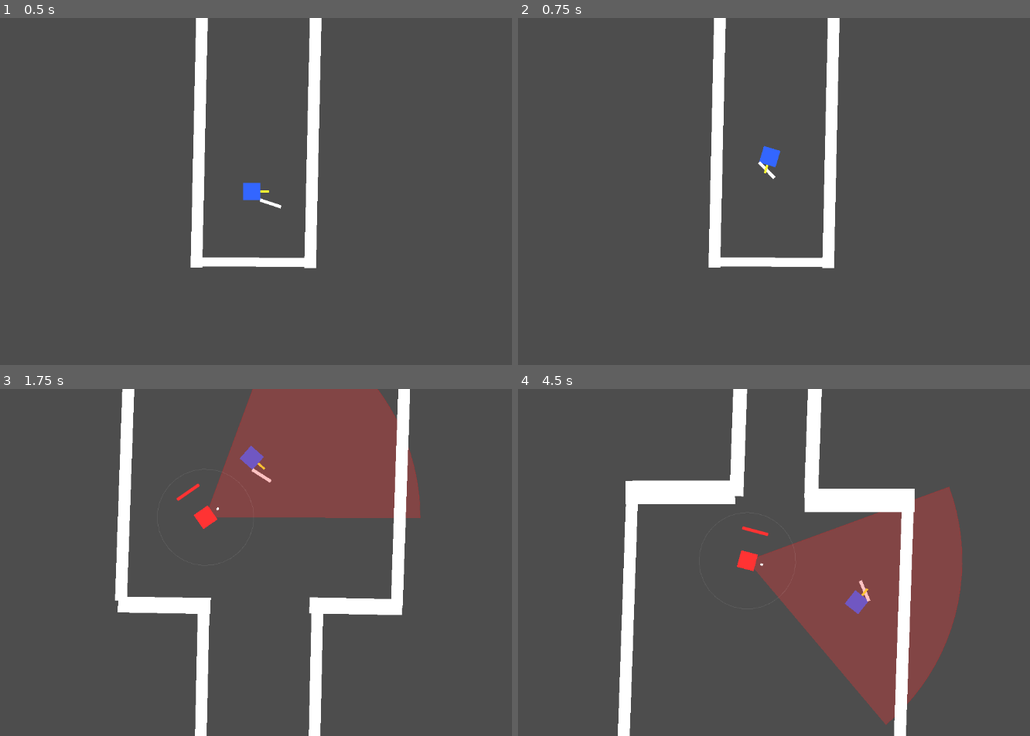
Above: before the commit, frames 1-4 (two rows, left to right).
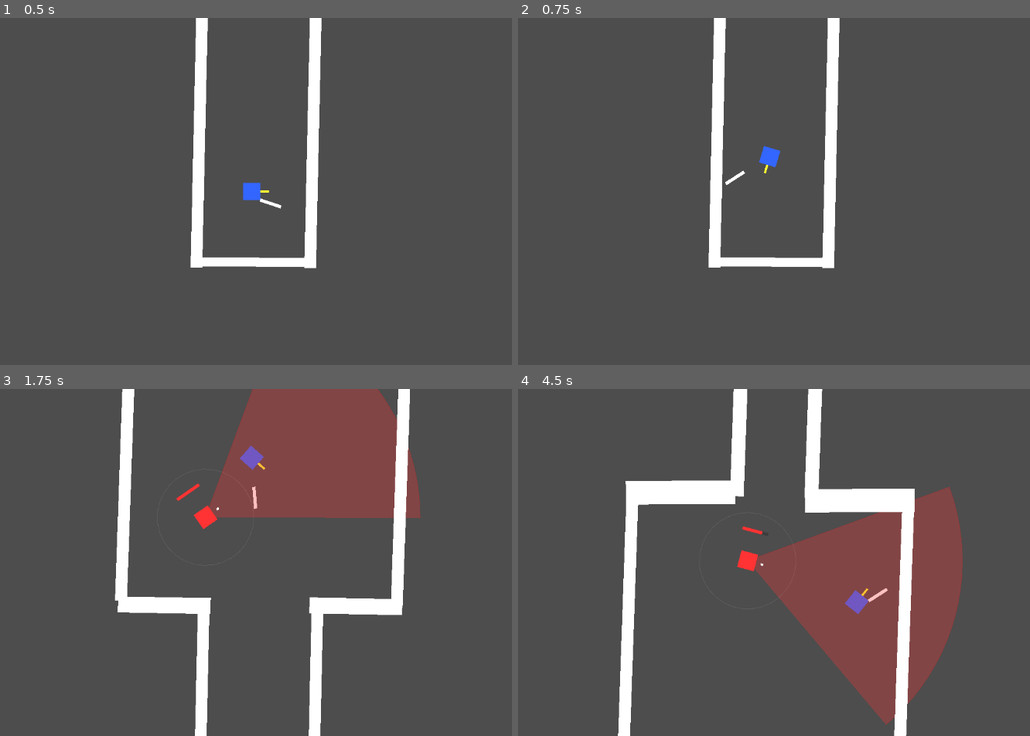
Above: after the commit, the same moments.

Repository: chimoochi/flash-fire
Game: Godot game, scene res://workspace.tscn
Same seed, same stepped clock (60 frames per second), same inputs: the game is played once before the commit and once after it.
Inputs (mouse positions are in pixels of both pictures, inside the frame that each line leads up to):
- Up to frame 1 (0.5 s): no input
- Up to frame 2 (0.75 s): tap Enter at 0.5 s; move the mouse to (738, 260) at 0.52 s; hold W (MoveUp) from 0.53 s (still down); tap Space (shoot) at 0.6 s
- Up to frame 3 (1.75 s): keep holding W (MoveUp); move the mouse to (435, 614) at 1.27 s; tap Shift (Dash) at 1.35 s; tap Space (shoot) at 1.55 s
- Up to frame 4 (4.5 s): move the mouse to (584, 510) at 2.02 s; release W (MoveUp) at 2.03 s; hold A (MoveLeft) 2.03-3.53 s; tap Space (shoot) at 2.1, 2.85, 3.8, 4.35 s; move the mouse to (799, 562) at 2.77 s; move the mouse to (676, 475) at 3.52 s; hold S (MoveDown) 3.53-4.28 s; tap Shift (Dash) at 3.6 s; move the mouse to (907, 545) at 4.27 s; hold D (MoveRight) from 4.28 s (still down)

Frame 1 is identical in both runs. In frame 2, less than 0.1% of the frame differs, in the area x 40-51%, y 41-49%; in frame 3, less than 0.1%; in frame 4, 0.7%, in the area x 19-87%, y 0-100%.

Commit message:
improved swing tween

Diff:
--- a/GodotGame/player/player.gd
+++ b/GodotGame/player/player.gd
@@ -11,6 +11,7 @@
 const BULLET_SPEED = 1500.0
 const BULLET_SCENE = preload("res://player/bullet.tscn")
 @onready var melee_pivot: Node2D = $MeleePivot
+@onready var weapon_visuals: Node2D = $MeleePivot/MeleeHitBox # Or whatever node holds the sprite/shape
 
 var PlayerState: Dictionary = {
 	"health": 100,
@@ -22,8 +23,13 @@
 	"is_dashing": false,
 	"can_dash": true
 }
+var default_weapon_rotation: float = 0.0
+var default_weapon_position: Vector2 = Vector2.ZERO
+
 func _ready() -> void:
 	add_to_group("Player")
+	default_weapon_rotation = melee_pivot.rotation
+	default_weapon_position = weapon_visuals.position
 
 func _physics_process(delta):
 	var direction = Vector2.ZERO
@@ -106,36 +112,101 @@
 
 	swing()
 
+
 func swing() -> void:
-	if PlayerState["is_swinging"]: # no spam
+
+	if PlayerState["is_swinging"]:
 		return
 
 	PlayerState["is_swinging"] = true
+
+	# --- SETTINGS ---
+	var duration = 0.25
+	# Start "behind" the aim (-135 deg) and end "in front" (+45 deg)
+	# This creates a wide overhead swing.
+	var start_angle = deg_to_rad(-135)
+	var end_angle = deg_to_rad(45)
+
+	var start_dist = 10.0 # Close to body
+	var peak_dist = 50.0  # Max reach (The "Throw")
+
+	# --- RESET & PREPARE ---
+	# Kill any running tweens to prevent conflicts if we interrupt
+	if get_tree_string_pretty().contains("tween"):
+		# Note: In a real project, store the active tween in a variable and .kill() it.
+		pass
+
+	# 1. Orient the pivot to the start angle immediately
+	melee_pivot.rotation = start_angle
+
+	# 2. Set the weapon distance close to body (windup feel)
+	weapon_visuals.position.x = start_dist
+
+	# 3. Make sure it's visible (if you hide it during idle)
+	weapon_visuals.visible = true
+
+	# --- THE ANIMATION ---
 	var tween = create_tween()
-	var start_rot = melee_pivot.rotation
-
-	tween.tween_property(melee_pivot, "rotation", start_rot - PI / 2, 0.1).set_trans(Tween.TRANS_QUAD).set_ease(Tween.EASE_OUT)
-	tween.tween_callback(check_melee_hit)
-	tween.tween_property(melee_pivot, "rotation", start_rot, 0.1).set_trans(Tween.TRANS_QUAD).set_ease(Tween.EASE_IN)
-
+
+	# We run the Rotation and Extension in parallel
+	tween.set_parallel(true)
+
+	# A: ROTATION (The Arc)
+	# TRANS_EXPO + EASE_OUT makes it start FAST (explosive) and slow down at the end
+	tween.tween_property(melee_pivot, "rotation", end_angle, duration)\
+		.set_trans(Tween.TRANS_EXPO)\
+		.set_ease(Tween.EASE_OUT)
+
+	# B: EXTENSION (The "Thrown" feel)
+	# We move the sprite OUT and then slightly IN.
+	# Using TRANS_BACK + EASE_OUT creates an "overshoot" effect,
+	# effectively throwing it out and pulling it back slightly.
+	tween.tween_property(weapon_visuals, "position:x", peak_dist, duration)\
+		.set_trans(Tween.TRANS_BACK)\
+		.set_ease(Tween.EASE_OUT)
+
+	# --- HIT DETECTION ---
+	# Check for hits specifically during the fastest part of the swing
+	tween.set_parallel(false)
+	tween.tween_callback(check_melee_hit).set_delay(duration * 0.2)
+
+	# --- RESET ---
 	await tween.finished
+
+	var return_tween = create_tween()
+	return_tween.set_parallel(true)
+	# Rotate back to original idle rotation
+	return_tween.tween_property(melee_pivot, "rotation", default_weapon_rotation, duration).set_trans(Tween.TRANS_QUART).set_ease(Tween.EASE_OUT)
+	return_tween.tween_property(weapon_visuals, "position:x", default_weapon_position.x, duration).set_trans(Tween.TRANS_QUART).set_ease(Tween.EASE_OUT)
+	await return_tween.finished
+
+	# Hiding the weapon prevents the "stuck" feeling.
+	# It essentially tells the player "Action over".
+	weapon_visuals.visible = true
+
+	# Optional: Small cooldown before allowing next swing logic
+	await get_tree().create_timer(0.1).timeout
 	PlayerState["is_swinging"] = false
 
 func check_melee_hit() -> void:
+	# Keep your existing logic, but maybe add a visual cue here
 	var space_state = get_world_2d().direct_space_state
 	var shape_node = $MeleePivot/MeleeHitBox
 
 	var query = PhysicsShapeQueryParameters2D.new()
 	query.shape = shape_node.shape
 	query.transform = shape_node.global_transform
-	query.collide_with_areas = true # Just in case?
+	query.collide_with_areas = true
 	query.collide_with_bodies = true
+	query.exclude = [self.get_rid()]
 
 	var result = space_state.intersect_shape(query)
 	for data in result:
 		var collider = data["collider"]
 		if collider.is_in_group("Enemy") and collider.has_method("take_damage"):
 			collider.take_damage(25)
+			# Add hitstop or shake here for impact
+			CameraService.shake(0.1)
 
 func use_ability(ability_name: String) -> void:
 	# Placeholder
--- a/GodotGame/workspace.tscn
+++ b/GodotGame/workspace.tscn
@@ -2,7 +2,7 @@
 
 [ext_resource type="PackedScene" uid="uid://bq3nv1n2jji1h" path="res://player/player.tscn" id="1_nf4vs"]
 [ext_resource type="PackedScene" uid="uid://buq31qg2ywauu" path="res://gameassets/wall.tscn" id="2_cn5mv"]
-[ext_resource type="PackedScene" uid="uid://b1u2ycrngix7o" path="res://npcs/enemy bad.tscn" id="3_enemy"]
+[ext_resource type="PackedScene" uid="uid://b1u2ycrngix7o" path="res://enemy/enemy bad.tscn" id="3_enemy"]
 
 [node name="Workspace" type="Node2D"]
 
